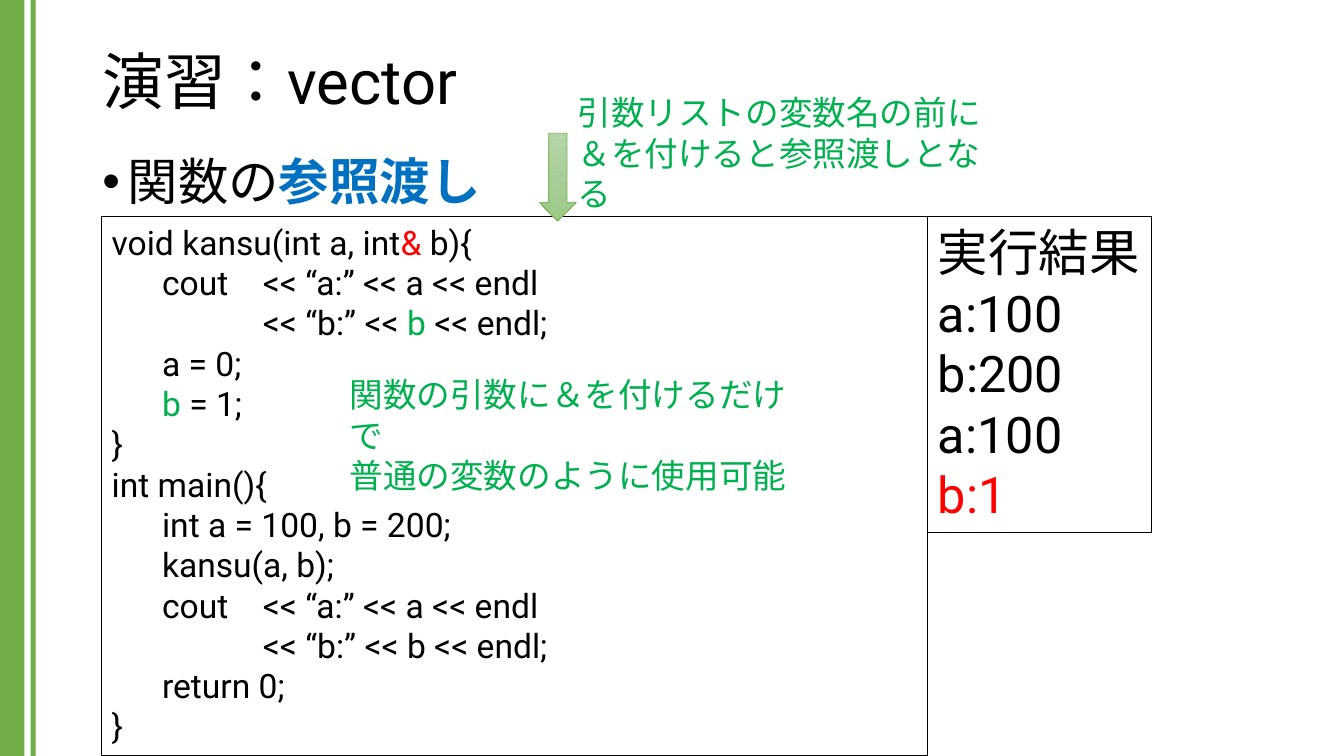
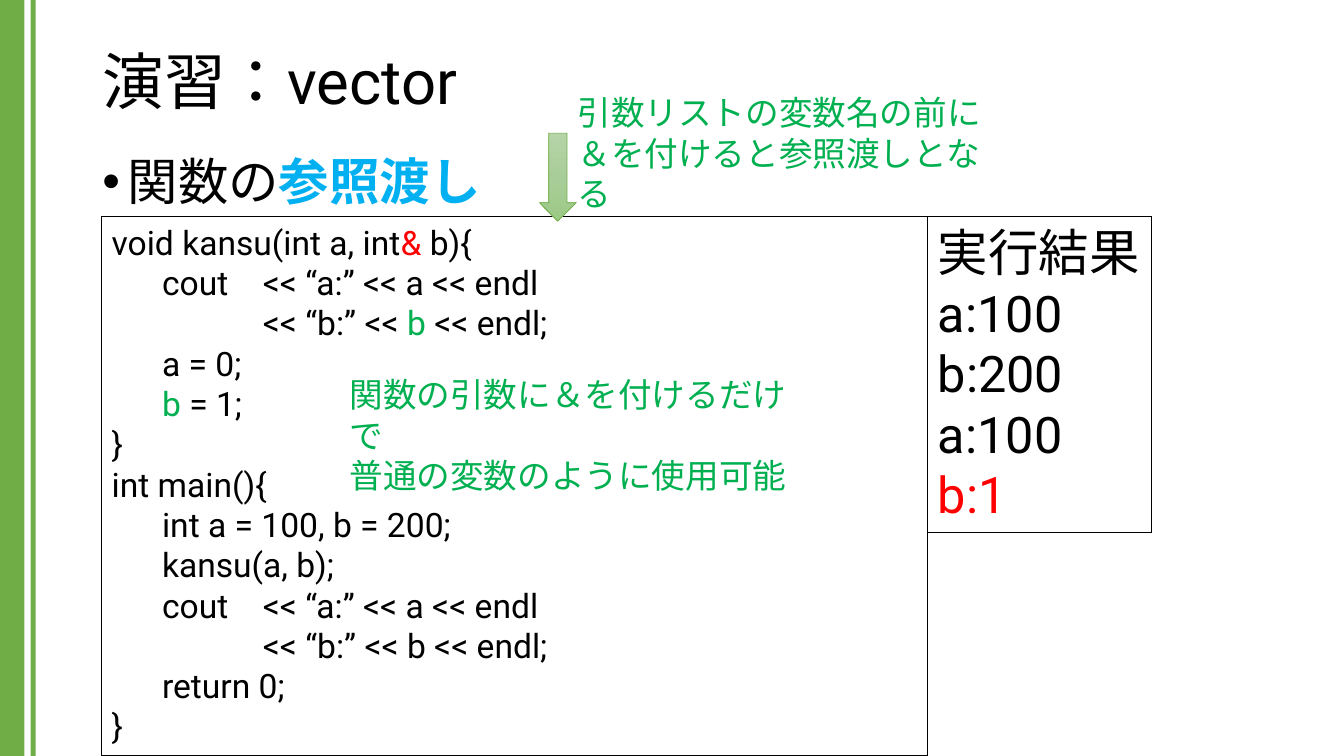
Before and after one commit to kic-murata/cpp2024, a slide deck: slide 14 of 授業資料/演習課題：vector.pptx (slide 11 before the commit). Drawn at 1344x756 pixels with LibreOffice and Linux fonts; fonts in the diff are those of the drawing. Boxes give left, top, right and bottom in pixels: in the first picture for what was removed or moved away, otherwise in the second. Text is boxed around its words. In the diff, an @@ line names an element or a change of style, - is before the commit and + after.

```diff
--- a/授業資料/演習課題：vector.pptx
+++ b/授業資料/演習課題：vector.pptx
@@ text "関数の参照渡し" at box(128, 157, 481, 205): text colour #0070C0 to #00B0F0 in "関数の参照渡し" @@
```
Also in this commit, not shown: 11 other slides changed, 3 slides added.
